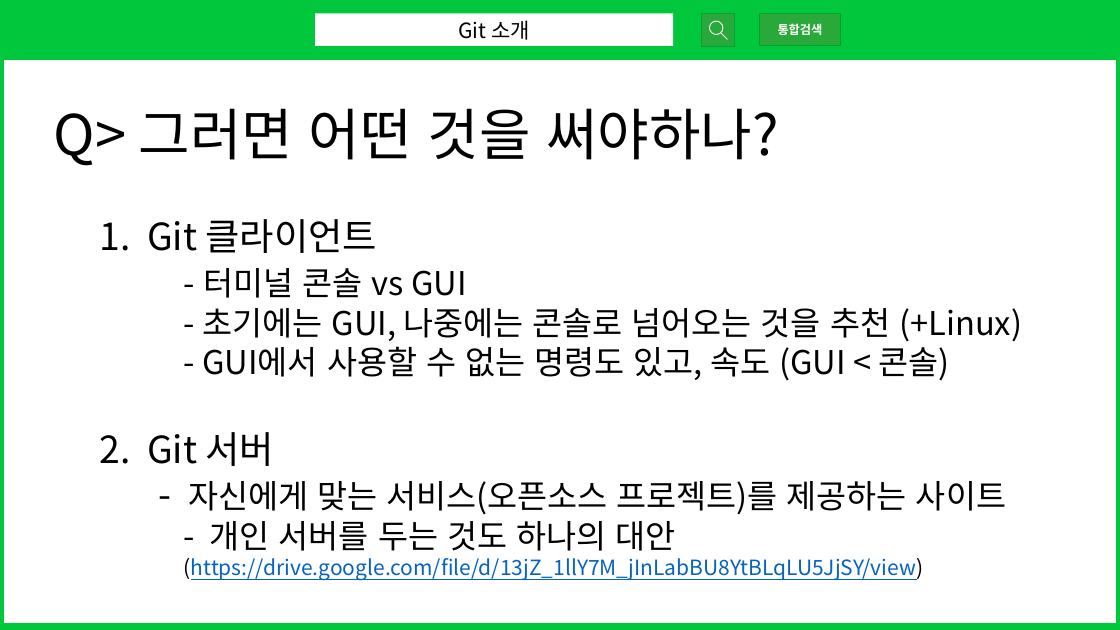
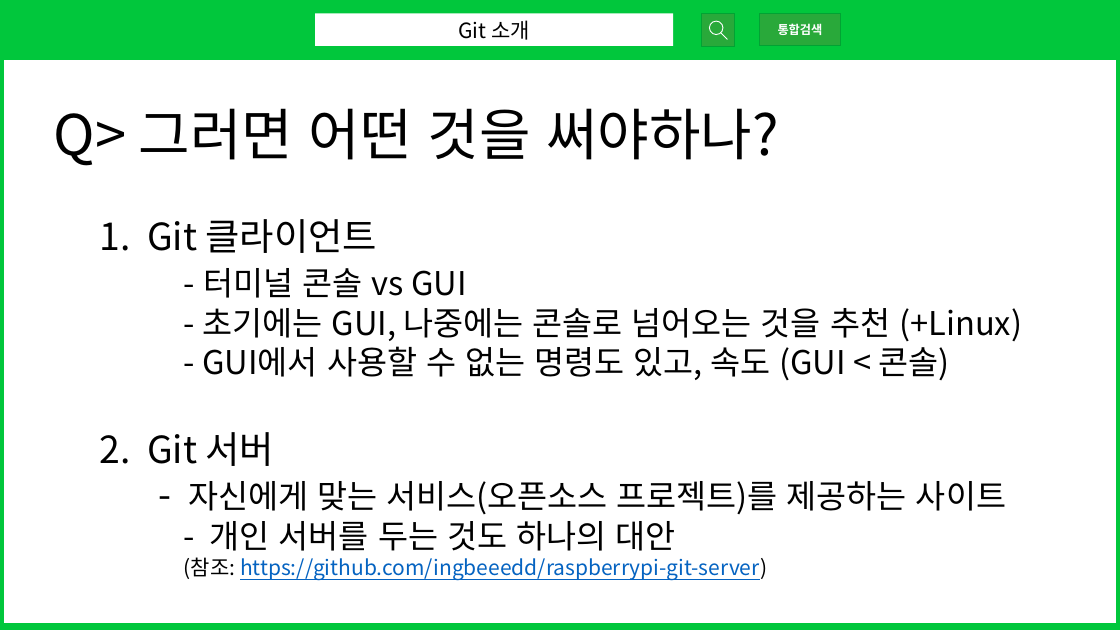
Before and after one commit to yukyung841/git_github_training, a slide deck: slide 10 of docs/git-seminar-pt.pptx (slide 8 before the commit). Drawn at 1120x630 pixels with LibreOffice and Linux fonts; fonts in the diff are those of the drawing. Boxes give left, top, right and bottom in pixels: in the first picture for what was removed or moved away, otherwise in the second. Text is boxed around its words. In the diff, an @@ line names an element or a change of style, - is before the commit and + after.

```diff
--- a/docs/git-seminar-pt.pptx
+++ b/docs/git-seminar-pt.pptx
@@ text at <box>184,521,767,581</box>: text changed @@
-    - 개인 서버를 두는 것도 하나의 대안
-    (https://drive.google.com/file/d/13jZ_1llY7M_jInLabBU8YtBLqLU5JjSY/view)
+    - 개인 서버를 두는 것도 하나의 대안
+    (참조: https://github.com/ingbeeedd/raspberrypi-git-server)
```
Also in this commit, not shown: 6 other slides changed, 3 slides added, 13 other files.
